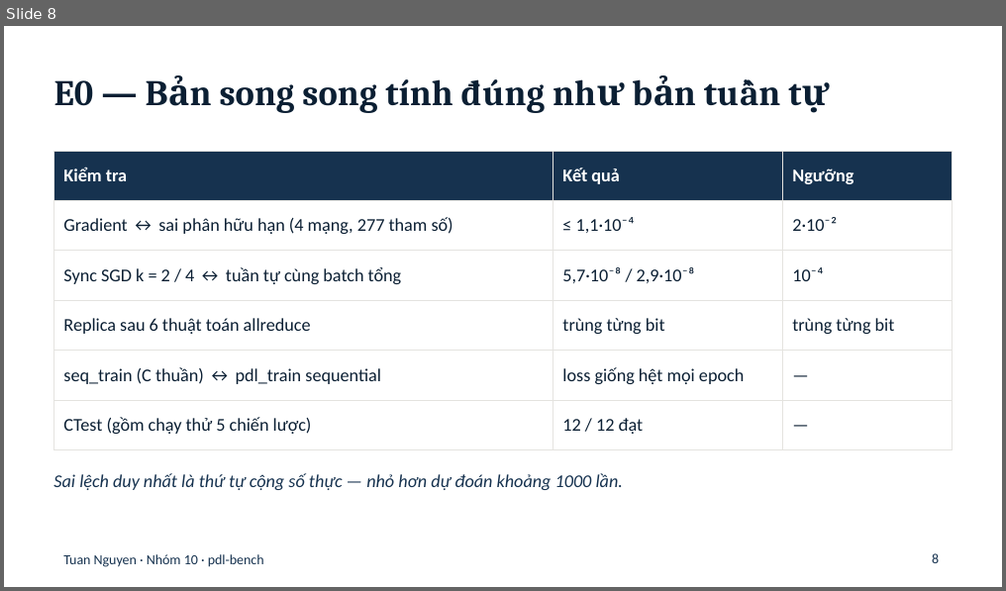
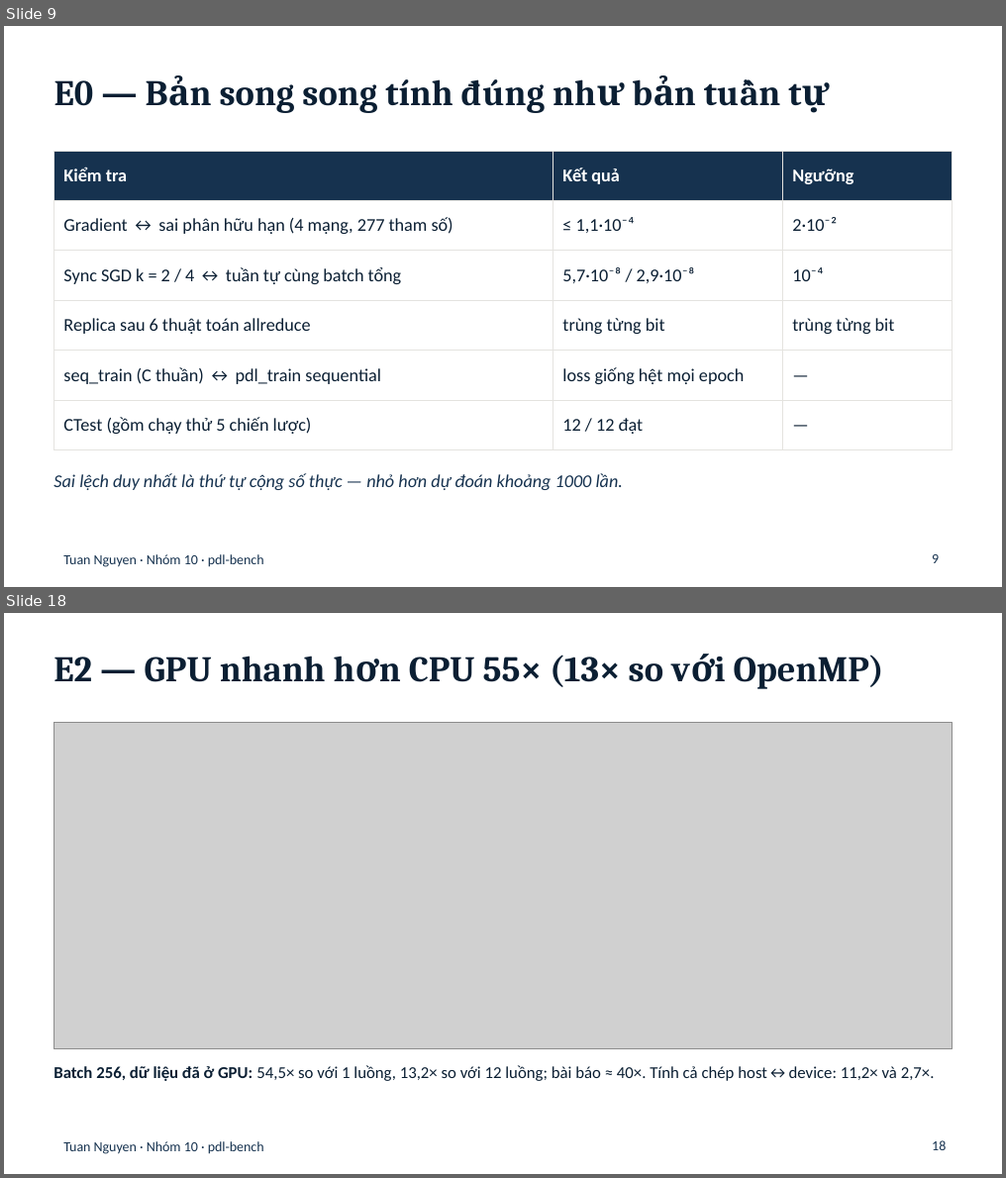
Before and after one commit to ducthinhh1002/High-Performance-Computing, a slide deck: tuannn/slides/tuannn-pdl-bench.pptx. Shown one above the other, each under a label of ours: slide 8 before the commit, slides 9 and 18 after it; the slides between them are not shown. The pictures are 1006x591 and 1006x1178 pixels, drawn with LibreOffice and Linux fonts; fonts in the diff are those of the drawing; grey boxes stand for pictures. Boxes give left, top, right and bottom in pixels: in the first picture for what was removed or moved away, otherwise in the second. Text is boxed around its words. In the diff, an @@ line names an element or a change of style, - is before the commit and + after.

```diff
--- a/tuannn/slides/tuannn-pdl-bench.pptx
+++ b/tuannn/slides/tuannn-pdl-bench.pptx
@@ slide 18 added at (4,613,1002,1174), background #FFFFFF; not listed: 1 template element that a slide beside it also shows @@
@@ title added at (54,655,884,689), 26 pt, text #0B1F33, bold @@
+E2 — GPU nhanh hơn CPU 55× (13× so với OpenMP)
@@ picture added at (54,723,952,1049) @@
@@ text added at (54,1065,935,1081), 12 pt, text #0B1F33 @@
+Batch 256, dữ liệu đã ở GPU: 54,5× so với 1 luồng, 13,2× so với 12 luồng; bài báo ≈ 40×. Tính cả chép host↔device: 11,2× và 2,7×.
@@ page number added at (932,1141,945,1151), 10 pt, text #16324F @@
+18
@@ what was slide 8 is now slide 9 @@
@@ page number at (932,555,939,564): text changed @@
-8
+9
```
Also in this commit, not shown: 11 slides changed, 8 other slides added.
